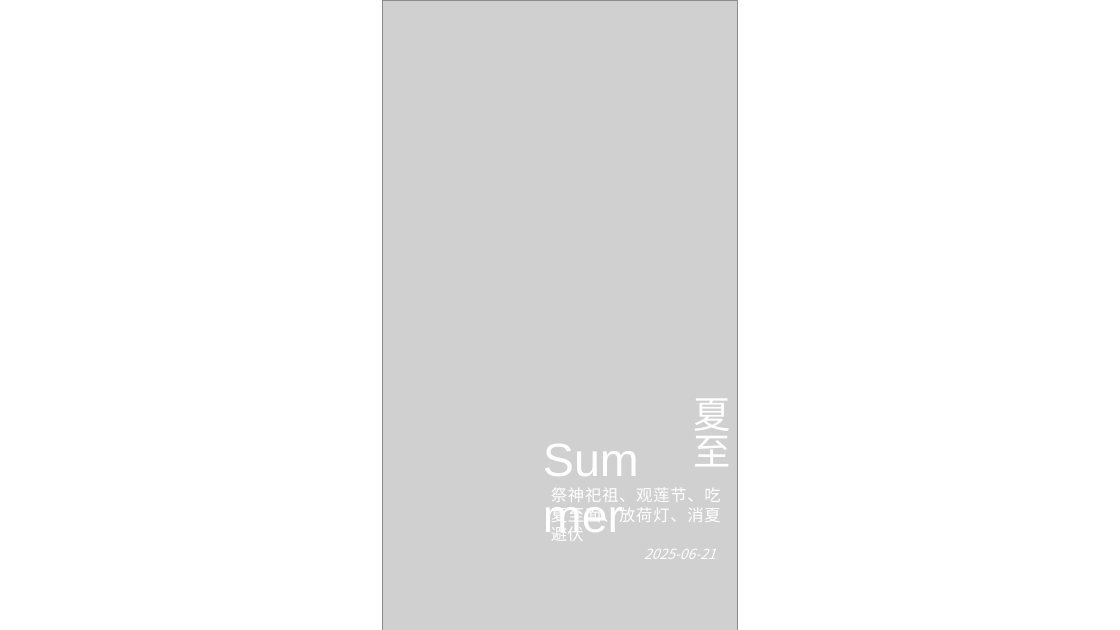
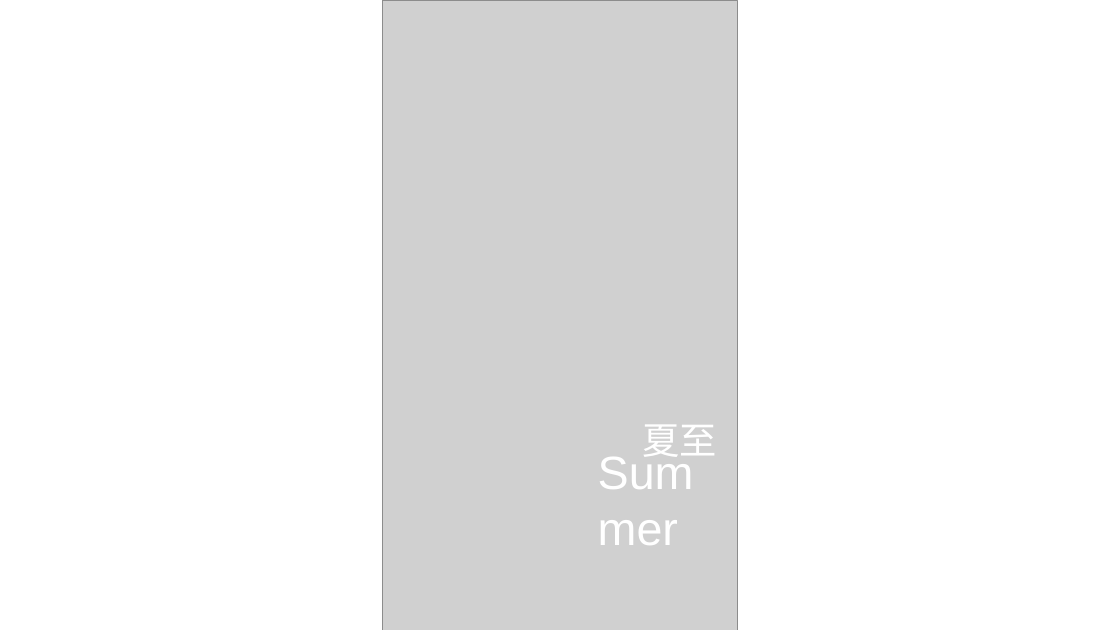
Before and after one commit to glpla/glpla.github.io, a slide deck: slide 1 of utils/file/charts.pptx. Drawn at 1120x630 pixels with LibreOffice and Linux fonts; fonts in the diff are those of the drawing; grey boxes stand for pictures. Boxes give left, top, right and bottom in pixels: in the first picture for what was removed or moved away, otherwise in the second. Text is boxed around its words. In the diff, an @@ line names an element or a change of style, - is before the commit and + after.

```diff
--- a/utils/file/charts.pptx
+++ b/utils/file/charts.pptx
@@ text "夏至" rewrapped from [693,399,730,466] to [642,425,717,457] @@
@@ text "Summer": place and size @@
-text "Summer" at [535,426,683,491]
+text "Summer" at [590,439,738,503]
@@ text removed at [551,488,721,541] @@
-祭神祀祖、观莲节、吃夏至面、放荷灯、消夏避伏
@@ text removed at [644,549,716,559] @@
-2025-06-21
```
Also in this commit, not shown: 8 other files.
